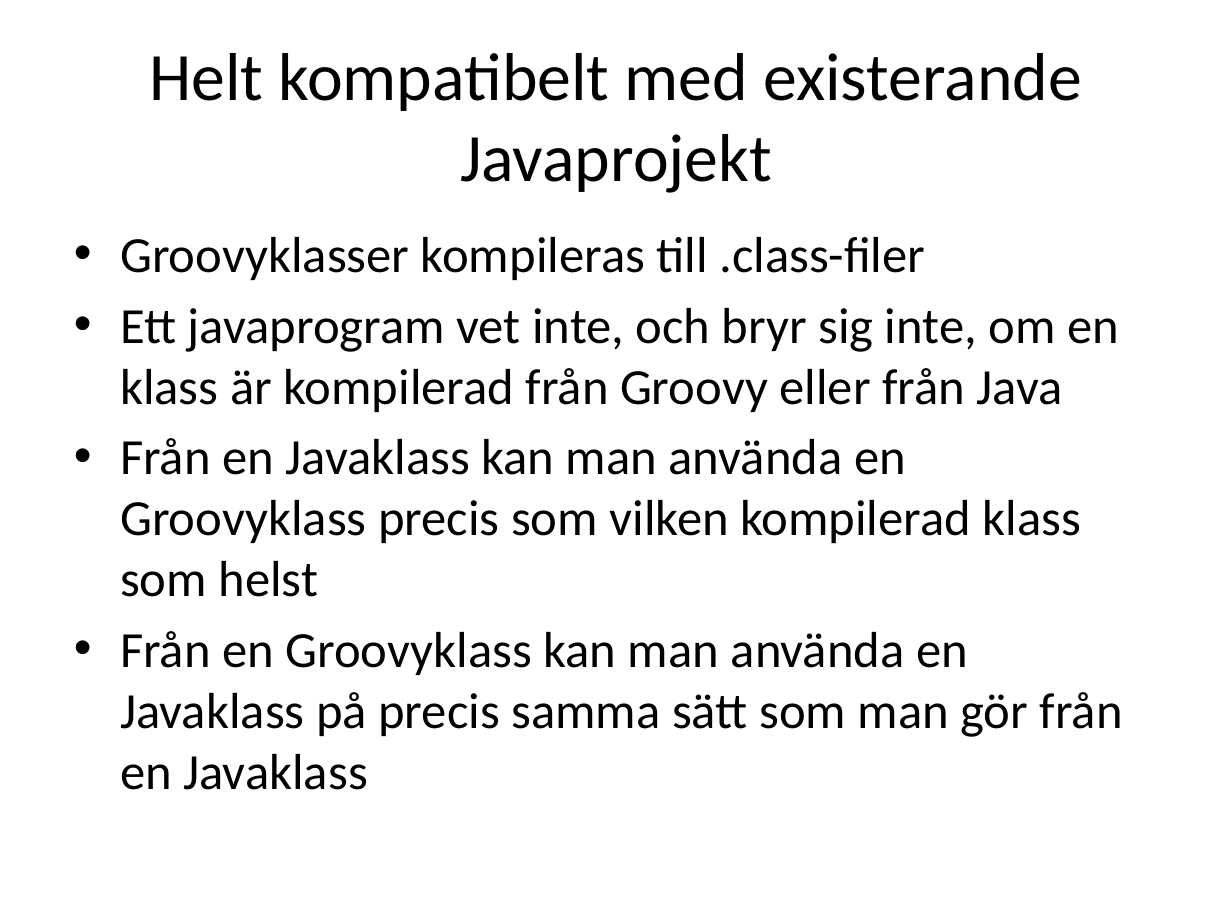
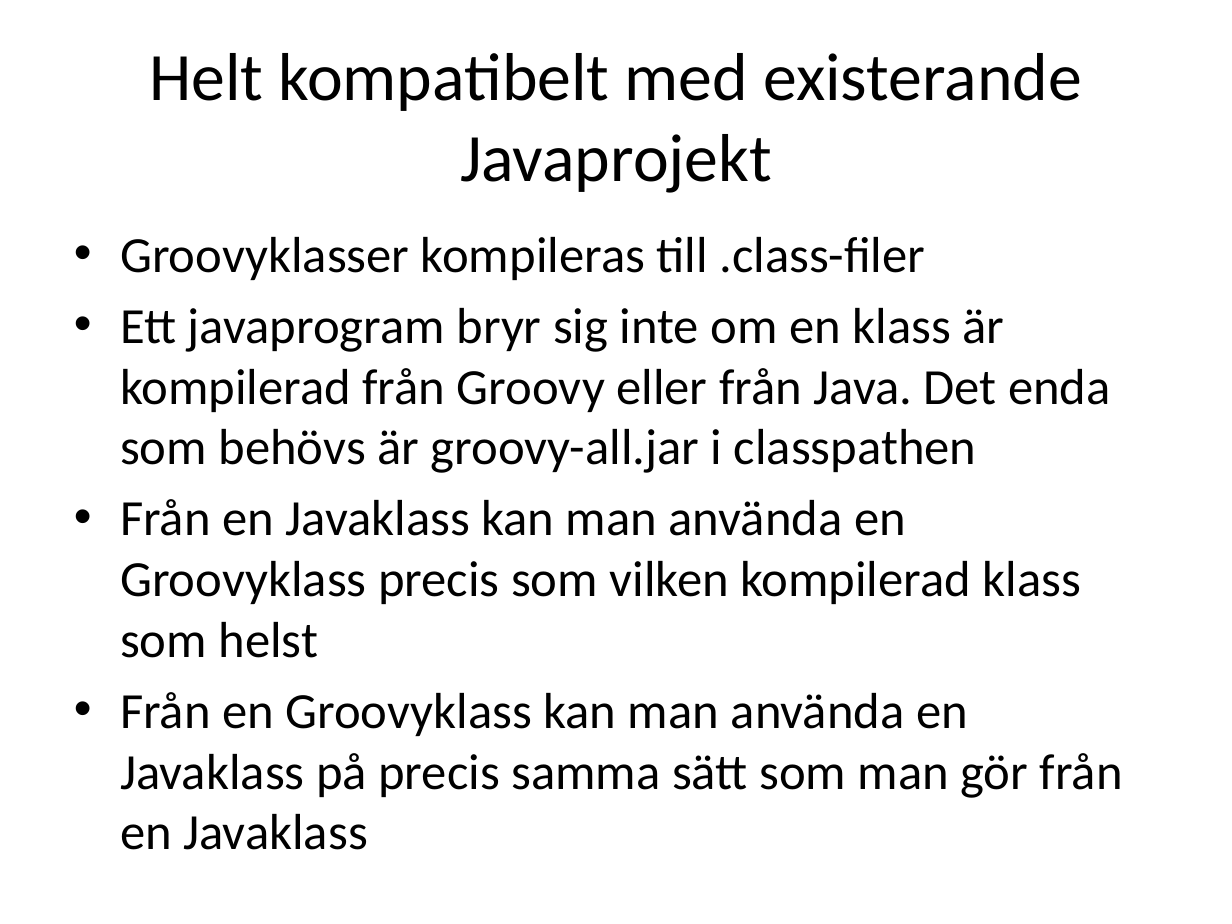
Before and after one commit to me97esn/groovyseminarium, a slide deck: slide 19 of groovyseminarie/dokument/groovyseminarium_source.pptx (slide 18 before the commit). Drawn at 1232x924 pixels with LibreOffice and Linux fonts; fonts in the diff are those of the drawing. Boxes give left, top, right and bottom in pixels: in the first picture for what was removed or moved away, otherwise in the second. Text is boxed around its words. In the diff, an @@ line names an element or a change of style, - is before the commit and + after.

```diff
--- a/groovyseminarie/dokument/groovyseminarium_source.pptx
+++ b/groovyseminarie/dokument/groovyseminarium_source.pptx
@@ text at (120, 308, 1111, 473): text changed @@
-• Ett javaprogram vet inte, och bryr sig inte, om en klass är kompilerad från Groovy eller från Java
+• Ett javaprogram bryr sig inte om en klass är kompilerad från Groovy eller från Java. Det enda som behövs är groovy-all.jar i classpathen
```
Also in this commit, not shown: 7 other slides changed, 12 slides added, 3 slides removed, 10 other files.
